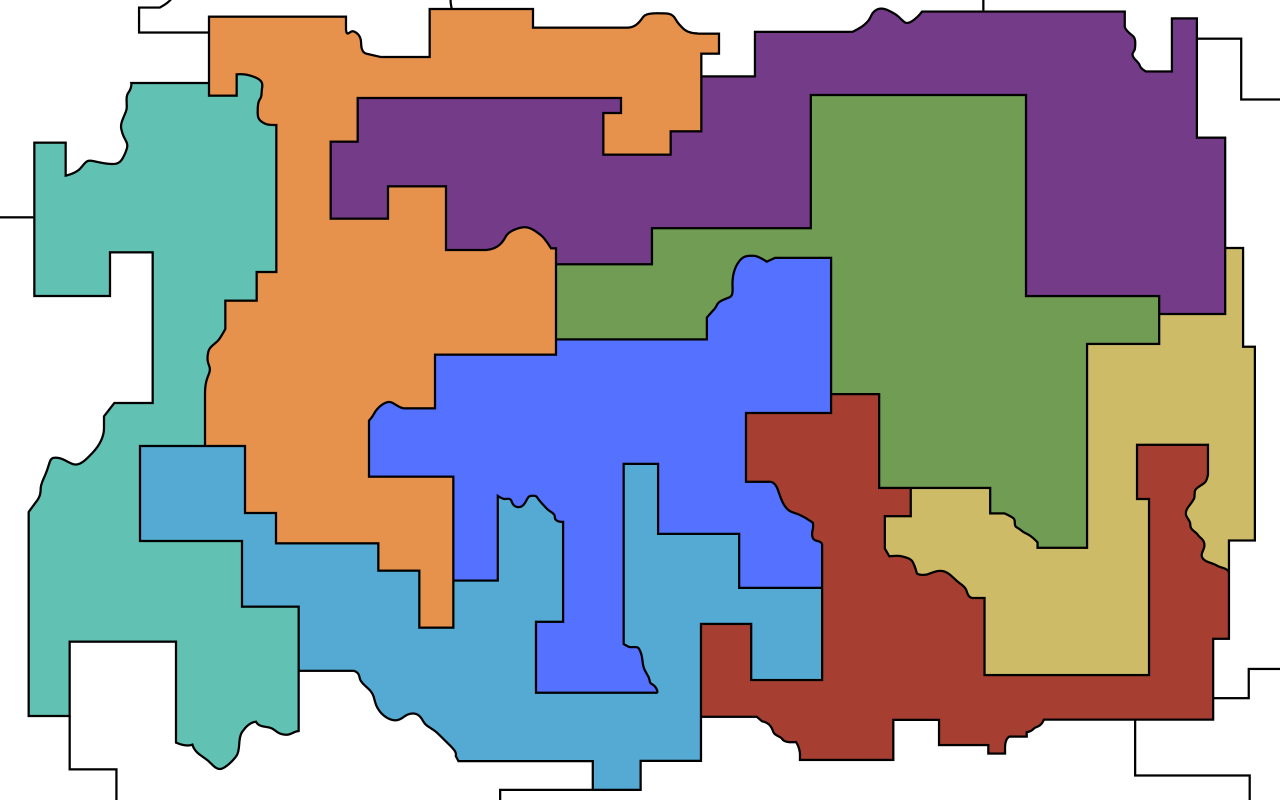
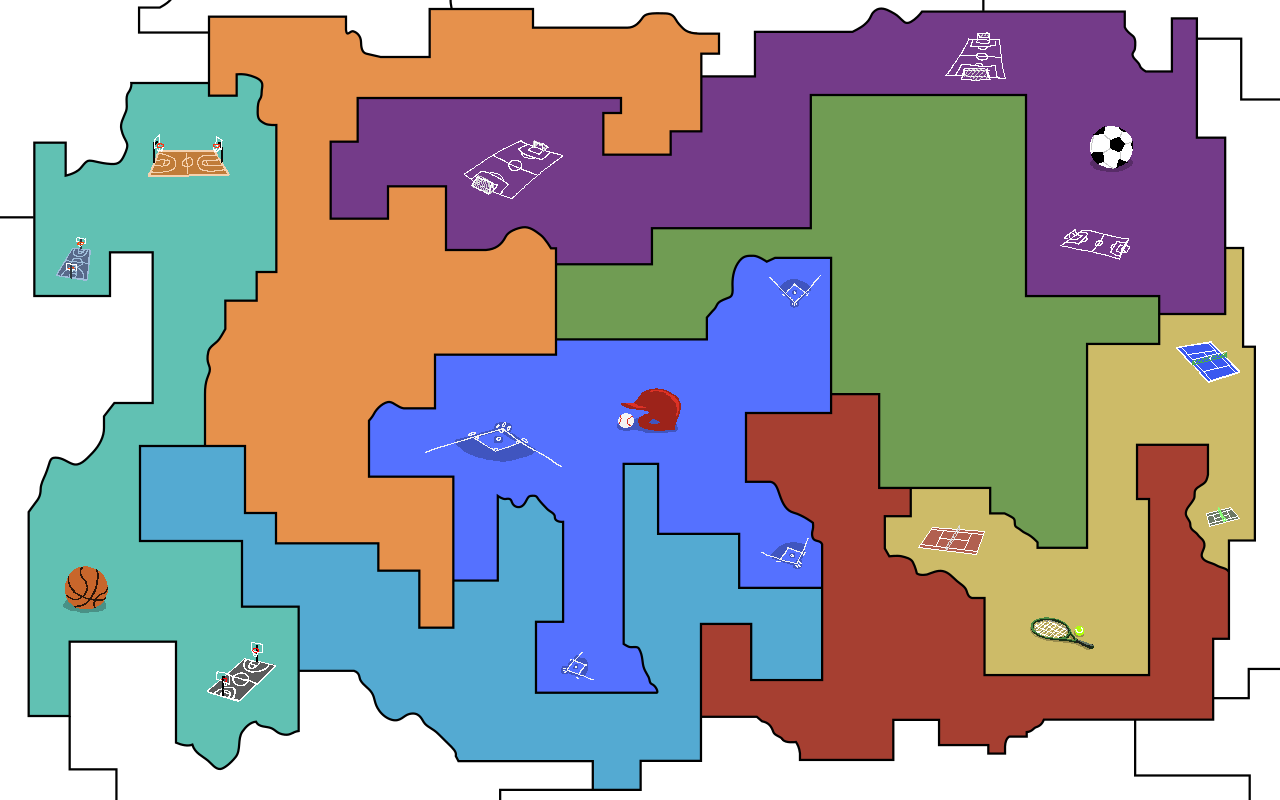
Layered file, before and after one edit (w=1280, h=800). Changes by layer:
added group "overlay" with 12 layers above "colours" over [56, 32, 1240, 702]
added group "sports" with 9 layers in group "overlay" over [56, 32, 1240, 702]
added group "tennis" with 1 layers in group "sports" over [918, 341, 1240, 649]
added layer "Layer 5" in group "tennis" over [918, 341, 1240, 649]
added group "soccer" with 1 layers in group "sports" over [464, 32, 1133, 260]
added layer "Layer 3" in group "soccer" over [464, 32, 1133, 260]
added group "baseball" with 1 layers in group "sports" over [425, 275, 821, 680]
added layer "Layer 2" in group "baseball" over [425, 275, 821, 680]
added group "basketball" with 1 layers in group "sports" over [56, 134, 276, 702]
added layer "Layer 1" in group "basketball" over [56, 134, 276, 702]
added layer "ground shadow" in group "sports" over [63, 157, 1133, 677]
added group "base map" with 1 layers in group "overlay" over [56, 32, 1240, 702]
renamed "Layer 2" to "lines", moved it into group "base map" over [56, 32, 1240, 702]
renamed "Background" to "colours", moved it above "white bg" over [56, 32, 1240, 702]
renamed "Layer 1" to "white bg", hid it, painted on it over [56, 32, 1240, 702]
